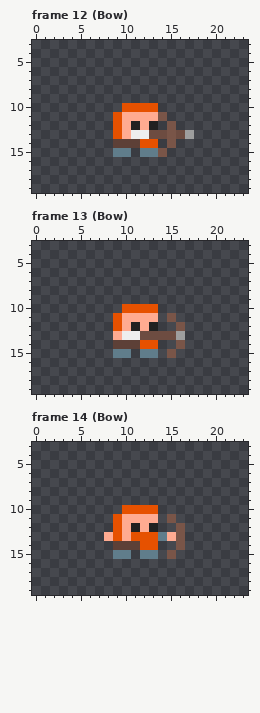
Pixel-art file -- assets/images/Player.aseprite. Above is the file before it was changed.
24x24 pixels, 24 frames. Shown: frame 12 (Bow): x 0..23, y 3..19; frame 13 (Bow): x 0..23, y 3..19; frame 14 (Bow): x 0..23, y 3..19. The commit also changed other frames, which this record leaves out.
Now the later version:
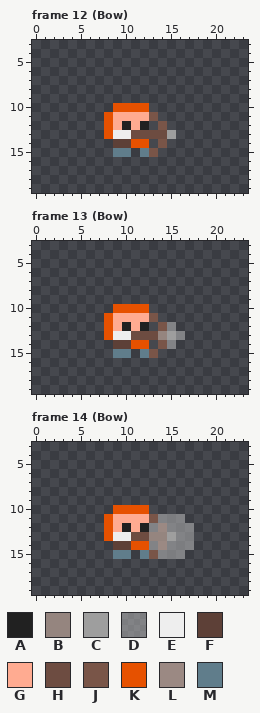
Palette (. is transparent): A #212121  B #95857f  C #9e9e9e  D #bdbdbd80  E #eeeeee  F #5d4037  G #ffab91  H #6d4c41  J #795548  K #e65100  L #9b8983  M #607d8b
The commit says: refactored bow animation
Changes in this commit:
layer "Layer 5" opacity 50% added
Changed rows in their new state; - is an unchanged pixel.
Frame 12 (Bow), layers "Layer 2", "Layer 1":
first column x 8:
10 -K---.----
11 KG---J.---
12 KGAGA.J.--
13 KEEHH--C..
14 ---K-.J.--
15 -----J.---
Frame 13 (Bow), layers "Layer 5", "Layer 2", "Layer 1":
first column x 8:
10 -K---.---
11 KG---J-.-
12 KGAGA.JD.
13 KE-H--BCD
14 ---K-.JD.
15 -----J-.-
Frame 14 (Bow), layers "Layer 5", "Layer 2", "Layer 1":
first column x 8:
10 -K---.----
11 KG---JDDD-
12 KGAGADLDDD
13 KEEHHBBCDD
14 ---K-DLDDD
15 -----JDDD-
